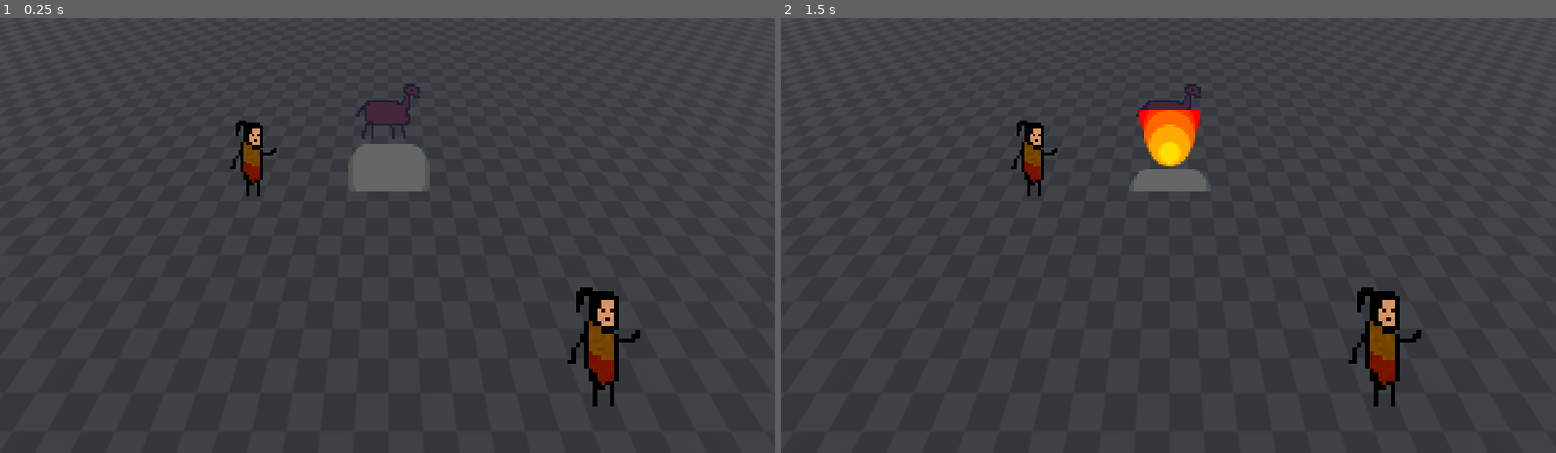
Above: before the commit, frames 1-2 (left to right).
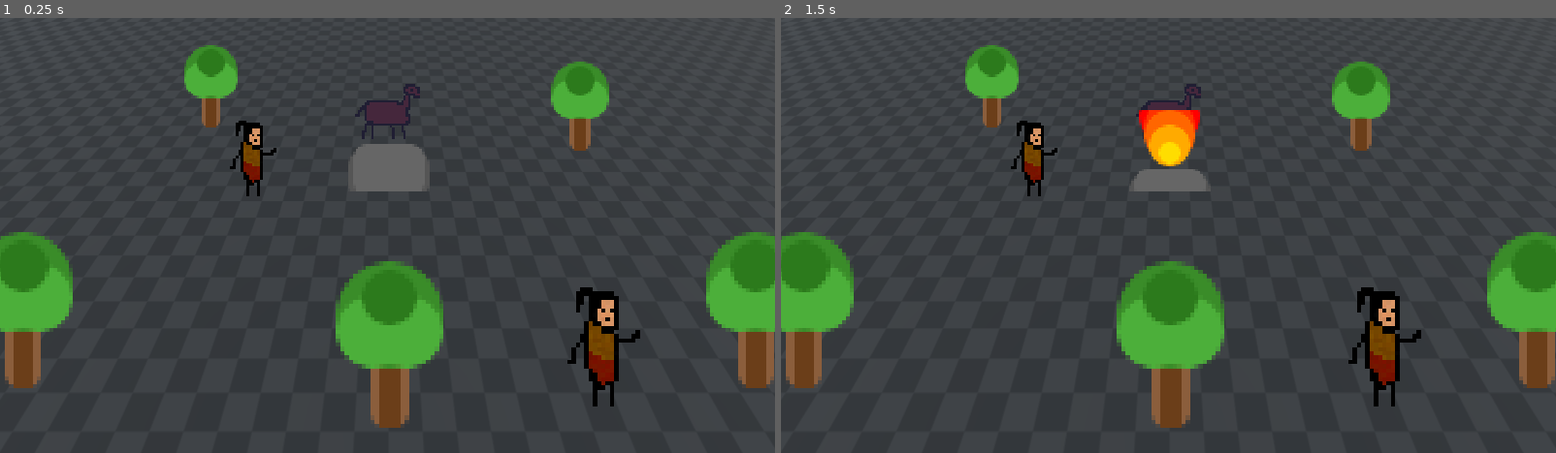
Above: after the commit, the same moments.

Repository: EnesBaytekin/har
Game: Godot game, scene res://scenes/test/test_scene.tscn
Two runs of this game, one before a commit and one after it. Both use one fixed random seed, a clock stepped at 60 frames per second and the inputs below.
Inputs:
- Up to frame 1 (0.25 s): no input
- Up to frame 2 (1.5 s): tap Enter at 0.5 s; tap 0 at 0.6 s; tap Space at 1.25 s; tap 4 at 1.35 s

The runs differ from the first frame. In frame 1, 10% of the frame differs, in the area x 0-100%, y 6-95%; in frame 2, 10%.

Commit message:
feat: add tree

Diff:
--- a/scenes/test/test_scene.tscn
+++ b/scenes/test/test_scene.tscn
@@ -4,6 +4,7 @@
 [ext_resource type="PackedScene" uid="uid://b1drmxpwm8dud" path="res://scenes/camera/camera_pivot.tscn" id="2_c"]
 [ext_resource type="Texture2D" uid="uid://ck56eq5n1eoqb" path="res://assets/sprites/ground_tile.png" id="3_t"]
 [ext_resource type="PackedScene" path="res://scenes/horse_carriage/horse_carriage.tscn" id="4_h"]
+[ext_resource type="PackedScene" path="res://scenes/tree/tree.tscn" id="5_t"]
 
 [sub_resource type="Environment" id="Environment_e1"]
 ambient_light_source = 1
@@ -53,3 +54,20 @@
 
 [node name="HorseCarriage" parent="." instance=ExtResource("4_h")]
 transform = Transform3D(1, 0, 0, 0, 1, 0, 0, 0, 1, 0, 0, -4)
+
+[node name="Trees" type="Node3D" parent="."]
+
+[node name="Tree1" parent="Trees" instance=ExtResource("5_t")]
+transform = Transform3D(1, 0, 0, 0, 1, 0, 0, 0, 1, -5.5, 0, 1.5)
+
+[node name="Tree2" parent="Trees" instance=ExtResource("5_t")]
+transform = Transform3D(1, 0, 0, 0, 1, 0, 0, 0, 1, 5.5, 0, 1.5)
+
+[node name="Tree3" parent="Trees" instance=ExtResource("5_t")]
+transform = Transform3D(1, 0, 0, 0, 1, 0, 0, 0, 1, -5, 0, -5)
+
+[node name="Tree4" parent="Trees" instance=ExtResource("5_t")]
+transform = Transform3D(1, 0, 0, 0, 1, 0, 0, 0, 1, 5, 0, -4)
+
+[node name="Tree5" parent="Trees" instance=ExtResource("5_t")]
+transform = Transform3D(1, 0, 0, 0, 1, 0, 0, 0, 1, 0, 0, 2)
--- /dev/null
+++ b/scenes/tree/tree.gd
@@ -0,0 +1,79 @@
+extends CharacterBody3D
+
+## Ağacın toplam canı (kaç vuruşta kesileceği)
+@export var max_health: int = 5
+## Vuruş başına can kaybı
+@export var damage_per_hit: int = 1
+
+var health: int
+var _chopped: bool = false
+var _nearby_players: Array[Node] = []
+
+const INPUT_PREFIX = "p%d_"
+
+const ALIVE_TEXTURE := preload("res://assets/sprites/tree.png")
+const CUT_TEXTURE := preload("res://assets/sprites/tree_cut.png")
+
+func _ready():
+	health = max_health
+	$InteractionArea.body_entered.connect(_on_body_entered)
+	$InteractionArea.body_exited.connect(_on_body_exited)
+
+func _physics_process(_delta: float) -> void:
+	if _chopped:
+		return
+
+	for player in _nearby_players:
+		if not is_instance_valid(player):
+			continue
+		var pid := player.get("player_id") as int
+		if pid >= 0 and Input.is_action_just_pressed(INPUT_PREFIX % pid + "interact"):
+			_take_damage(pid)
+			break
+
+## Vuruş alındığında çağrılır.
+func _take_damage(hitter_id: int) -> void:
+	if _chopped:
+		return
+
+	health -= damage_per_hit
+
+	# Sarsılma efekti
+	_shake()
+
+	if health <= 0:
+		_chop()
+
+func _shake() -> void:
+	var sprite := $Sprite3D as Sprite3D
+	if not sprite:
+		return
+
+	# Kısa bir sarsılma animasyonu
+	var tween := create_tween()
+	tween.set_trans(Tween.TRANS_QUAD)
+	tween.set_ease(Tween.EASE_OUT)
+
+	var orig_pos := sprite.position
+	# Hafifçe sağa-sola salla
+	tween.tween_property(sprite, "position:x", orig_pos.x + 0.15, 0.04)
+	tween.tween_property(sprite, "position:x", orig_pos.x - 0.12, 0.04)
+	tween.tween_property(sprite, "position:x", orig_pos.x + 0.08, 0.04)
+	tween.tween_property(sprite, "position:x", orig_pos.x, 0.04)
+
+func _chop() -> void:
+	_chopped = true
+	var sprite := $Sprite3D as Sprite3D
+	if sprite:
+		sprite.texture = CUT_TEXTURE
+	# Collision'ı kaldır (içinden geçilebilir olsun)
+	$CollisionShape3D.disabled = true
+
+func _on_body_entered(body: Node) -> void:
+	if body == self:
+		return
+	if "player_id" in body and body not in _nearby_players:
+		_nearby_players.append(body)
+
+func _on_body_exited(body: Node) -> void:
+	_nearby_players.erase(body)
--- /dev/null
+++ b/scenes/tree/tree.tscn
@@ -0,0 +1,29 @@
+[gd_scene format=3 uid="uid://tree_scene_01"]
+
+[ext_resource type="Script" path="res://scenes/tree/tree.gd" id="1"]
+[ext_resource type="Texture2D" path="res://assets/sprites/tree.png" id="2"]
+
+[sub_resource type="CapsuleShape3D" id="CapsuleShape3D_mkju"]
+radius = 0.3
+height = 1.6
+
+[sub_resource type="SphereShape3D" id="SphereShape3D_nbvc"]
+radius = 1.5
+
+[node name="Tree" type="CharacterBody3D"]
+script = ExtResource("1")
+
+[node name="CollisionShape3D" type="CollisionShape3D" parent="."]
+transform = Transform3D(1, 0, 0, 0, 1, 0, 0, 0, 1, 0, 0.8, 0)
+shape = SubResource("CapsuleShape3D_mkju")
+
+[node name="Sprite3D" type="Sprite3D" parent="."]
+transform = Transform3D(6, 0, 0, 0, 6, 0, 0, 0, 6, 0, 0.85, 0)
+billboard = 1
+texture_filter = 0
+texture = ExtResource("2")
+
+[node name="InteractionArea" type="Area3D" parent="."]
+
+[node name="CollisionShape3D" type="CollisionShape3D" parent="InteractionArea"]
+shape = SubResource("SphereShape3D_nbvc")
Binary file added: assets/sprites/tree.png
Not shown, added: assets/sprites/tree.png.import
Binary file added: assets/sprites/tree_cut.png
Not shown, added: assets/sprites/tree_cut.png.import
Not shown, added: scenes/tree/tree.gd.uid
